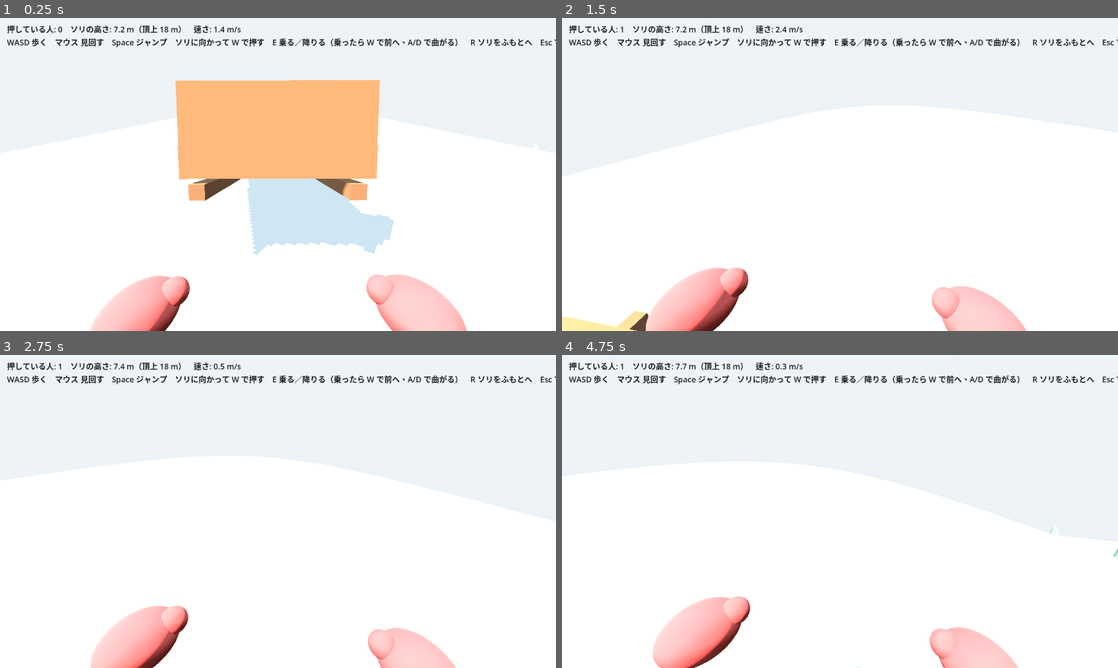
Above: before the commit, frames 1-4 (two rows, left to right).
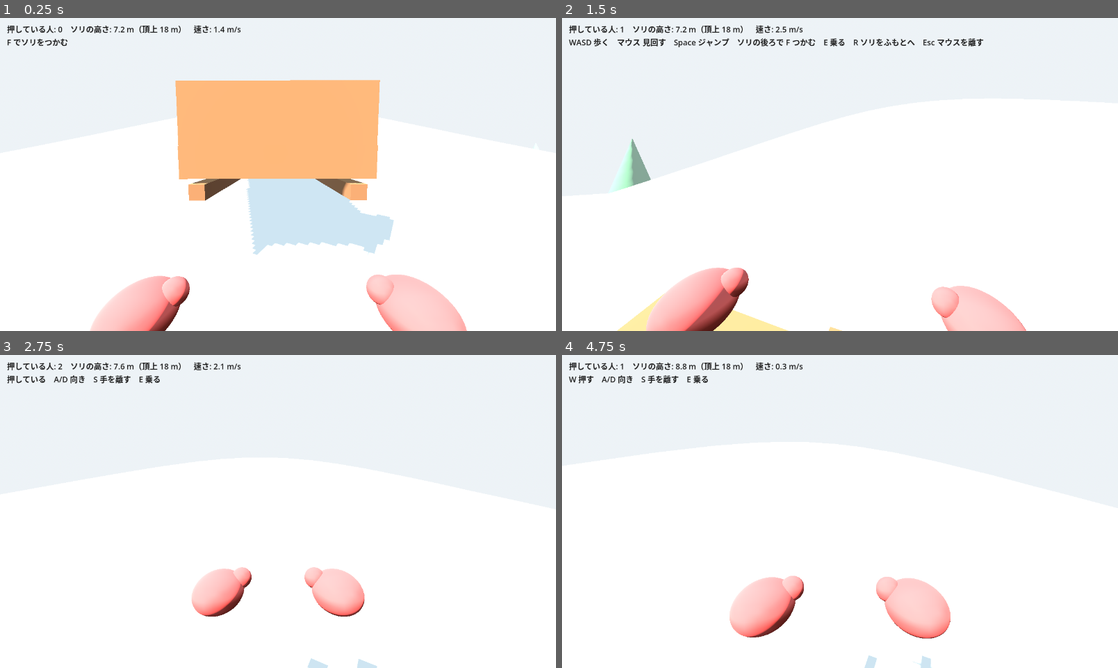
Above: after the commit, the same moments.

Repository: rigelpain/Lodge
Game: Godot game, scene res://main.tscn
Same seed, same stepped clock (60 frames per second), same inputs: the game is played once before the commit and once after it.
Inputs (mouse positions are in pixels of both pictures, inside the frame that each line leads up to):
- Up to frame 1 (0.25 s): no input
- Up to frame 2 (1.5 s): tap Enter at 0.5 s; move the mouse to (867, 174) at 0.52 s; hold W from 0.53 s (still down); tap F at 0.6 s; tap Space at 0.77 s; tap E at 0.8, 1.35 s; move the mouse to (812, 174) at 1.27 s
- Up to frame 3 (2.75 s): keep holding W; tap Space at 1.52 s; tap R at 1.55, 2.1 s; move the mouse to (289, 505) at 2.02 s; tap F at 2.3 s
- Up to frame 4 (4.75 s): move the mouse to (834, 517) at 2.77 s; tap F at 2.85, 4.55 s; tap Space at 3.02, 3.77, 4.52 s; tap E at 3.05, 3.6 s; move the mouse to (878, 514) at 3.52 s; tap R at 3.8, 4.35 s; tap Escape at 4.15 s; move the mouse to (673, 464) at 4.27 s; release W at 4.28 s; hold A from 4.28 s (still down); click (673, 464) at 4.42 s

The runs differ from the first frame. In frame 1, 1.0% of the frame differs, in the area x 1-100%, y 6-10%; in frame 2, 2.7%; in frame 3, 7.6%; in frame 4, 8.8%, in the area x 2-100%, y 2-100%.

Commit message:
ソリの取っ手を F でつかむ状態を作る（近づいて W でも吸い付く）
代表の言葉「近くに行ってソリに吸着される感じか、インタラクトボタンで
ソリ押し状態に移行してないと押してる感がない」。歩く・つかむ・乗るの
3 つの状態にし、つかむと両手が取っ手に吸い付いて体がソリについて行く。
W で押し、A/D で向きを変え、S を引き続けるか F で離す。速く滑ると手が離れる。
押している間は視点がわずかに揺れ、画角が少し広がる。取っ手は後ろ 3 つと前 1 つ。
確かめ用に --sim（W を押し続けたことにする）を足した。

Co-Authored-By: Claude Fable 5.1 <noreply@anthropic.com>

Diff:
--- a/game/bot.gd
+++ b/game/bot.gd
@@ -89,7 +89,7 @@
 			_wait = 0.0
 		else:
 			# ソリの下り側の、自分の持ち場へ回り込み、そこに着いたら押しながら一緒に登る
-			var post := s - up * 1.6 + up.cross(Vector3.UP) * 0.45 * side
+			var post := s - up * 1.7 + up.cross(Vector3.UP) * 0.85 * side  # 真ん中の取っ手はあなたの分
 			var to := post - global_position
 			to.y = 0
 			dir = to.normalized() if to.length() > 0.2 else up
--- a/game/main.gd
+++ b/game/main.gd
@@ -23,6 +23,7 @@
 var log_t := 0.0
 var _duty := 0
 var _frames := 0
+var _sim_sent := false
 
 
 static func height(x: float, z: float) -> float:
@@ -176,9 +177,16 @@
 		"押している人: %d　ソリの高さ: %.1f m（頂上 %.0f m）　速さ: %.1f m/s" % [sled.pushers, s.y, HILL_H, sled.linear_velocity.length()],
 	]
 	if player:
-		lines.append("WASD 歩く　マウス 見回す　Space ジャンプ　ソリに向かって W で押す　E 乗る／降りる（乗ったら W で前へ、A/D で曲がる）　R ソリをふもとへ　Esc マウスを離す")
+		lines.append(player.prompt if player.prompt != "" else "WASD 歩く　マウス 見回す　Space ジャンプ　ソリの後ろで F つかむ　E 乗る　R ソリをふもとへ　Esc マウスを離す")
 	hud.text = "\n".join(lines)
 
+	# --sim: あなたが W を押し続けたことにする（吸い付き→押すの確かめ用）
+	if args.has("sim") and player and elapsed > 1.0 and not _sim_sent:
+		_sim_sent = true
+		var ev := InputEventKey.new()
+		ev.physical_keycode = KEY_W
+		ev.pressed = true
+		Input.parse_input_event(ev)
 	if args.has("log"):
 		_duty += 1 if sled.pushers > 0 else 0
 		_frames += 1
@@ -187,7 +195,8 @@
 			log_t = 0.0
 			var bots := get_children().filter(func(c): return c.get_script() == Bot)
 			var bd: float = bots[0].global_position.distance_to(s) if bots.size() > 0 else 0.0
-			print("t=%.0f 高さ=%.2f 頂上まで=%.1f 押していた割合=%.0f%% 乗る人=%d 仲間との距離=%.1f 仲間の高さ差=%.1f" % [elapsed, s.y, top, 100.0 * _duty / _frames, sled.riders.size(), bd, (bots[0].global_position.y - s.y) if bots.size() > 0 else 0.0])
+			var me := ("　あなた=%s %s" % [["歩く", "つかむ", "乗る"][player.mode], player.prompt]) if player else ""
+			print("t=%.0f 高さ=%.2f 頂上まで=%.1f 押していた割合=%.0f%% 乗る人=%d 仲間との距離=%.1f%s" % [elapsed, s.y, top, 100.0 * _duty / _frames, sled.riders.size(), bd, me])
 			_duty = 0
 			_frames = 0
 
--- a/game/player.gd
+++ b/game/player.gd
@@ -1,19 +1,30 @@
 extends CharacterBody3D
 ## あなた。一人称で、見えるのはフェルトの手袋をした両手だけ。
-## ソリに向かって W で押す（ふさぐのも、逆から押すのも同じ仕組みでできる）。
+## ソリの後ろの取っ手を F でつかむ（近くで W を押し続けても吸い付く）。
+## つかんだまま W で押し、A/D で向きを変え、S を引き続けるか F で手を離す。
+## ふさぐのも、逆から押すのも、取っ手でなく横や前からつかめば同じ仕組みでできる。
 
 const SPEED := 4.0
 const JUMP := 4.5
 const GRAVITY := 9.8
-const REACH := 1.4
+const GRAB_REACH := 2.2      # F でつかめる距離 (m)
+const SNAP_REACH := 1.1      # W で歩いて近づくと吸い付く距離 (m)
+const LET_GO_SPEED := 5.0    # ソリがこれより速く滑ると手が離れる (m/s)
+
+enum Mode { WALK, GRIP, RIDE }
 
 var sled: RigidBody3D
 var cam: Camera3D
 var hands: Array[Node3D] = []
+var mode := Mode.WALK
 var seat := Vector3.INF
+var handle := Vector3.INF    # つかんでいる取っ手（ソリの座標）
 var pushing := false
+var prompt := ""             # 画面に出す一言（main.gd が読む）
 var _col: CollisionShape3D
 var _t := 0.0
+var _pull := 0.0             # S を引き続けた時間
+var _snap := 0.0             # 吸い付きの途中（0→1）
 
 
 func _ready() -> void:
@@ -67,28 +78,77 @@
 	elif e is InputEventMouseButton and e.pressed and Input.mouse_mode != Input.MOUSE_MODE_CAPTURED:
 		Input.mouse_mode = Input.MOUSE_MODE_CAPTURED
 	elif e is InputEventKey and e.pressed and not e.echo:
-		if e.physical_keycode == KEY_ESCAPE:
-			Input.mouse_mode = Input.MOUSE_MODE_VISIBLE
-		elif e.physical_keycode == KEY_E:
-			if seat == Vector3.INF:
-				get_on()
-			else:
-				get_off()
+		match e.physical_keycode:
+			KEY_ESCAPE:
+				Input.mouse_mode = Input.MOUSE_MODE_VISIBLE
+			KEY_F:
+				if mode == Mode.GRIP:
+					let_go()
+				elif mode == Mode.WALK:
+					grab()
+			KEY_E:
+				if mode == Mode.RIDE:
+					get_off()
+				else:
+					get_on()
+
+
+## いちばん近い取っ手。届かなければ INF
+func _nearest_handle(reach: float) -> Vector3:
+	var best := Vector3.INF
+	var best_d := reach
+	for h in sled.HANDLES:
+		var d := global_position.distance_to(sled.to_global(h))
+		if d < best_d:
+			best_d = d
+			best = h
+	return best
+
+
+func grab() -> void:
+	var h := _nearest_handle(GRAB_REACH)
+	if h == Vector3.INF or not sled.take_handle(self, h):
+		return
+	handle = h
+	mode = Mode.GRIP
+	_col.disabled = true
+	_snap = 0.0
+	_pull = 0.0
+	# 体をソリの進む向きに向ける（視線はそのあと自由）
+	var fwd := -sled.global_basis.z
+	rotation.y = atan2(-fwd.x, -fwd.z)
+
+
+func let_go() -> void:
+	if mode != Mode.GRIP:
+		return
+	sled.release_handle(self)
+	handle = Vector3.INF
+	mode = Mode.WALK
+	_col.disabled = false
+	velocity = Vector3.ZERO
 
 
 func get_on() -> void:
 	if global_position.distance_to(sled.global_position) > 2.8:
 		return
-	seat = sled.mount(self)
-	if seat != Vector3.INF:
-		_col.disabled = true
+	var s: Vector3 = sled.mount(self)
+	if s == Vector3.INF:
+		return
+	if mode == Mode.GRIP:
+		sled.release_handle(self)
+		handle = Vector3.INF
+	seat = s
+	mode = Mode.RIDE
+	_col.disabled = true
 
 
 func get_off() -> void:
-	if seat == Vector3.INF:
+	if mode != Mode.RIDE:
 		return
 	sled.dismount(self)
 	seat = Vector3.INF
+	mode = Mode.WALK
 	_col.disabled = false
 	global_position = sled.global_position + sled.global_basis.x * 1.4 + Vector3.UP * 0.5
 	velocity = Vector3.ZERO
@@ -101,13 +161,21 @@
 func _physics_process(dt: float) -> void:
 	_t += dt
 	pushing = false
-
-	if seat != Vector3.INF:
-		global_position = sled.to_global(seat)
-		sled.lean(_key(KEY_D) - _key(KEY_A), Input.is_physical_key_pressed(KEY_W))
-		_pose_hands(dt, true)
-		return
-
+	prompt = ""
+
+	match mode:
+		Mode.RIDE:
+			global_position = sled.to_global(seat)
+			sled.lean(_key(KEY_D) - _key(KEY_A), Input.is_physical_key_pressed(KEY_W))
+			prompt = "W 前へ　A/D 曲がる　E 降りる"
+		Mode.GRIP:
+			_grip(dt)
+		Mode.WALK:
+			_walk(dt)
+	_pose_hands(dt)
+
+
+func _walk(dt: float) -> void:
 	var input := Vector2(_key(KEY_D) - _key(KEY_A), _key(KEY_S) - _key(KEY_W))
 	var dir := (global_basis * Vector3(input.x, 0, input.y)).normalized()
 	velocity.x = dir.x * SPEED
@@ -119,27 +187,61 @@
 		velocity.y -= GRAVITY * dt
 	move_and_slide()
 
-	# 前に手を伸ばして、ソリに届けば押す
-	if input.y < 0:
-		var fwd := -global_basis.z
-		var from := global_position + Vector3(0, 0.45, 0)
-		var q := PhysicsRayQueryParameters3D.create(from, from + fwd * REACH)
-		q.exclude = [get_rid()]
-		var hit := get_world_3d().direct_space_state.intersect_ray(q)
-		if hit and hit.collider == sled:
-			sled.push(fwd, hit.position)
-			pushing = true
-	_pose_hands(dt, false)
-
-
-func _pose_hands(dt: float, riding: bool) -> void:
+	var h := _nearest_handle(GRAB_REACH)
+	if h == Vector3.INF:
+		return
+	var hp := sled.to_global(h)
+	var to := hp - global_position
+	to.y = 0
+	var facing := to.normalized().dot(-global_basis.z) > 0.6
+	# 前へ歩いて取っ手に触れたら吸い付く
+	if input.y < 0 and facing and to.length() < SNAP_REACH:
+		grab()
+		return
+	if facing:
+		prompt = "F でソリをつかむ"
+
+
+func _grip(dt: float) -> void:
+	# 手が取っ手に吸い付き、体はソリについて行く
+	_snap = min(1.0, _snap + dt * 5.0)
+	var target := sled.to_global(handle)
+	global_position = global_position.lerp(target, _snap) if _snap < 1.0 else target
+	velocity = Vector3.ZERO
+
+	var fwd := -sled.global_basis.z
+	fwd.y = 0
+	fwd = fwd.normalized()
+	if Input.is_physical_key_pressed(KEY_W):
+		sled.push(fwd, sled.to_global(handle) + fwd * 0.6 + Vector3.UP * 0.5)
+		pushing = true
+	var steer := _key(KEY_D) - _key(KEY_A)
+	if steer != 0.0:
+		sled.steer_from_handle(steer)
+
+	# 後ろへ引き続けると手を離す
+	_pull = _pull + dt if Input.is_physical_key_pressed(KEY_S) else 0.0
+	if _pull > 0.35 or sled.linear_velocity.length() > LET_GO_SPEED:
+		let_go()
+		global_position -= fwd * 0.6
+		return
+
+	prompt = "押している　A/D 向き　S 手を離す　E 乗る" if pushing else "W 押す　A/D 向き　S 手を離す　E 乗る"
+
+
+func _pose_hands(dt: float) -> void:
+	var bob := sin(_t * 9.0)
+	# 押すと視点がわずかに揺れ、画角が少し広がる
+	cam.position.y = lerp(cam.position.y, 1.55 + (bob * 0.02 if pushing else 0.0), min(1.0, dt * 10.0))
+	cam.fov = lerp(cam.fov, 79.0 if pushing else 75.0, min(1.0, dt * 4.0))
 	for h in hands:
 		var s: int = h.get_meta("side")
 		var target: Vector3
-		if pushing:
-			# 押すときは両手を前に、歩みに合わせて少し揺れる
-			target = Vector3(0.18 * s, -0.24 + sin(_t * 9.0 + s) * 0.02, -0.55)
-		elif riding:
+		if mode == Mode.GRIP:
+			# 取っ手を握る。押すと腕が少し伸びる
+			var reach := -0.5 - (0.06 if pushing else 0.0)
+			target = Vector3(0.17 * s, -0.22 + (bob * 0.015 if pushing else 0.0), reach)
+		elif mode == Mode.RIDE:
 			target = Vector3(0.28 * s, -0.32, -0.35)
 		else:
 			target = Vector3(0.3 * s, -0.3 + sin(_t * 6.0 + s) * 0.01 * velocity.length(), -0.45)
--- a/game/sled.gd
+++ b/game/sled.gd
@@ -6,9 +6,12 @@
 const CLIMB_DAMP := 1.6     # 登るときの減速（押すのをやめるとすぐ止まる）
 const RIDE_DAMP := 0.12     # 乗って滑るときの減速
 const SEATS := [Vector3(0, 0.45, -0.75), Vector3(0, 0.45, 0.15), Vector3(0, 0.45, 1.0)]
+## つかめる取っ手（ソリの座標）。後ろの真ん中・左・右、それに前（逆から押す用）
+const HANDLES := [Vector3(0, 0, 2.0), Vector3(-0.9, 0, 2.0), Vector3(0.9, 0, 2.0), Vector3(0, 0, -2.1)]
 
 var pushers := 0            # 前のコマで押していた人数（表示用）
 var riders: Array[Node3D] = []
+var holders := {}           # 取っ手 → つかんでいる人
 var _push_count := 0
 
 
@@ -59,6 +62,25 @@
 	_push_count += 1
 
 
+func take_handle(who: Node3D, h: Vector3) -> bool:
+	if holders.has(h) and holders[h] != who:
+		return false
+	release_handle(who)
+	holders[h] = who
+	return true
+
+
+func release_handle(who: Node3D) -> void:
+	for k in holders.keys():
+		if holders[k] == who:
+			holders.erase(k)
+
+
+## 取っ手を握ったまま、押す向きを変える（乗っているときより弱い）
+func steer_from_handle(steer: float) -> void:
+	apply_torque(Vector3.UP * -steer * 70.0)
+
+
 func mount(who: Node3D) -> Vector3:
 	if riders.size() >= SEATS.size() or who in riders:
 		return Vector3.INF
@@ -83,6 +105,9 @@
 	for r in riders.duplicate():
 		if r.has_method("get_off"):
 			r.get_off()
+	for who in holders.values():
+		if who.has_method("let_go"):
+			who.let_go()
 	linear_velocity = Vector3.ZERO
 	angular_velocity = Vector3.ZERO
 	global_transform = Transform3D(Basis(), pos)
